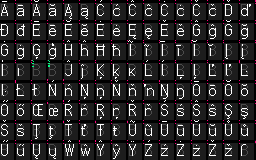
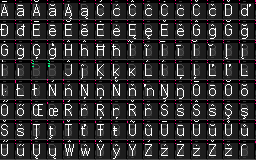
Two versions of the same layered image (256×160). Layer-by-layer changes:
painted on "Glyphs" over [98, 129, 117, 131]
painted on "Background" over [0, 1, 256, 160]
